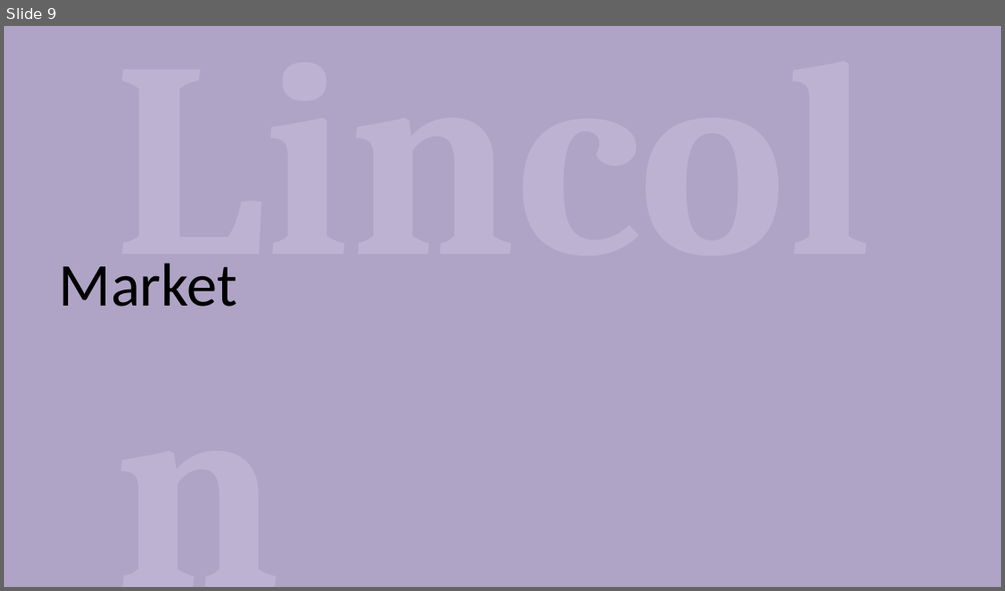
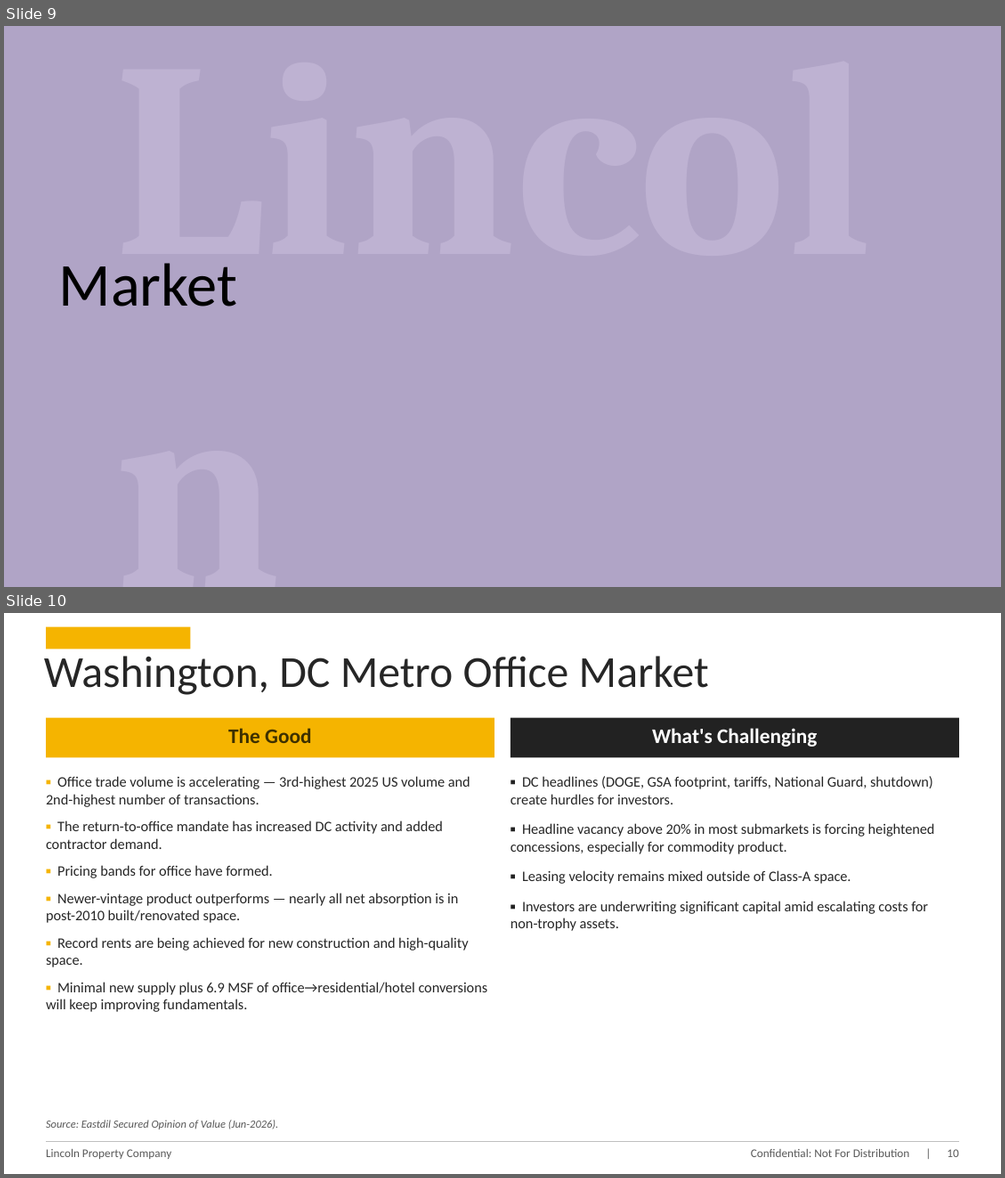
Before and after one commit to fredballs1115-ux/Underwrite-Copilot, a slide deck: equity-deck/2300_N_Street_NW_Investment_Overview.pptx. Shown one above the other, each under a label of ours: slide 9 before the commit, slides 9 and 10 after it. The pictures are 1005x591 and 1005x1178 pixels, drawn with LibreOffice and Linux fonts; fonts in the diff are those of the drawing. Boxes give left, top, right and bottom in pixels: in the first picture for what was removed or moved away, otherwise in the second. Text is boxed around its words. In the diff, an @@ line names an element or a change of style, - is before the commit and + after.

```diff
--- a/equity-deck/2300_N_Street_NW_Investment_Overview.pptx
+++ b/equity-deck/2300_N_Street_NW_Investment_Overview.pptx
@@ slide 10 added at [4, 613, 1001, 1174], background #FFFFFF @@
@@ rectangle added at [46, 627, 190, 649], fill #F5B400 @@
@@ text added at [44, 656, 709, 695], 32 pt, text #262626 @@
+Washington, DC Metro Office Market
@@ rectangle added at [46, 718, 494, 757], fill #F5B400 @@
@@ rectangle added at [510, 718, 959, 757], fill #222222 @@
@@ text added at [228, 728, 311, 743], 15 pt, text #3D3000, bold @@
+The Good
@@ text added at [652, 728, 817, 747], 15 pt, text #FFFFFF, bold @@
+What's Challenging
@@ text added at [46, 776, 488, 1012], 10.5 pt, text #262626 @@
+▪ Office trade volume is accelerating — 3rd-highest 2025 US volume and 2nd-highest number of transactions.
+▪ The return-to-office mandate has increased DC activity and added contractor demand.
+▪ Pricing bands for office have formed.
+▪ Newer-vintage product outperforms — nearly all net absorption is in post-2010 built/renovated space.
+▪ Record rents are being achieved for new construction and high-quality space.
+▪ Minimal new supply plus 6.9 MSF of office→residential/hotel conversions will keep improving fundamentals.
@@ text added at [510, 776, 935, 931], 10.5 pt, text #262626 @@
+▪ DC headlines (DOGE, GSA footprint, tariffs, National Guard, shutdown) create hurdles for investors.
+▪ Headline vacancy above 20% in most submarkets is forcing heightened concessions, especially for commodity product.
+▪ Leasing velocity remains mixed outside of Class-A space.
+▪ Investors are underwriting significant capital amid escalating costs for non-trophy assets.
@@ text added at [46, 1119, 279, 1129], 8 pt, text #595959, italic @@
+Source: Eastdil Secured Opinion of Value (Jun-2026).
@@ elbow line added from (46, 1142) to (959, 1142), #BFBFBF 0.75 pt @@
@@ text added at [46, 1149, 172, 1159], 8.5 pt, text #595959 @@
+Lincoln Property Company
@@ text added at [751, 1149, 958, 1157], 8.5 pt, text #595959 @@
+Confidential: Not For Distribution | 10
```
Also in this commit, not shown: 5 slides changed, 5 other slides added, 3 slides removed, 2 other files.
